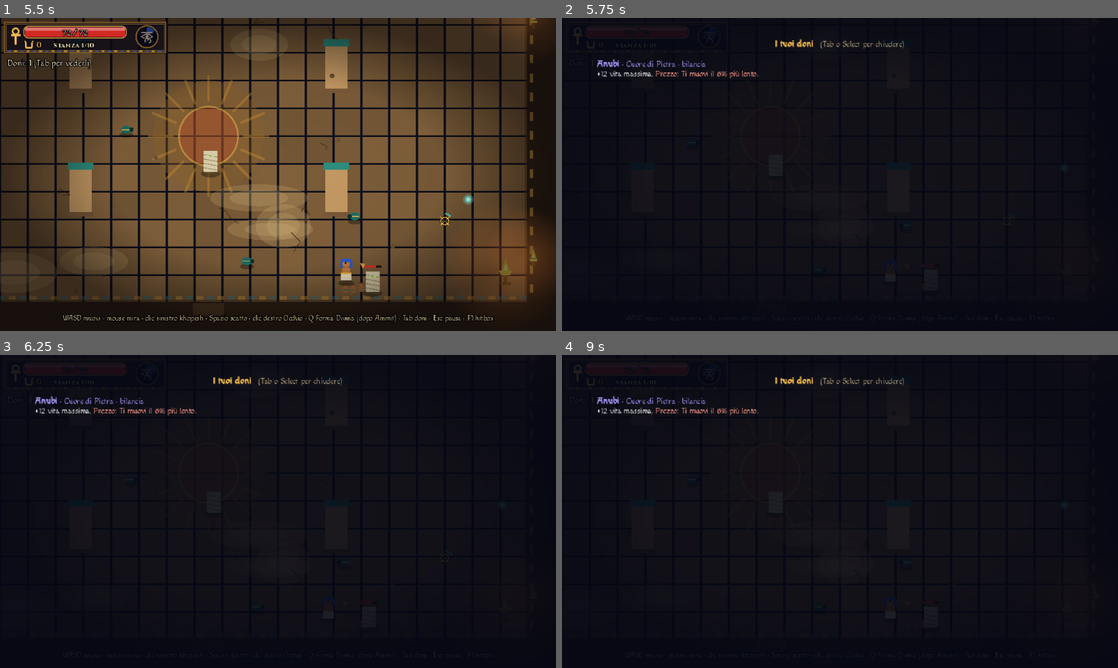
Above: before the commit, frames 1-4 (two rows, left to right).
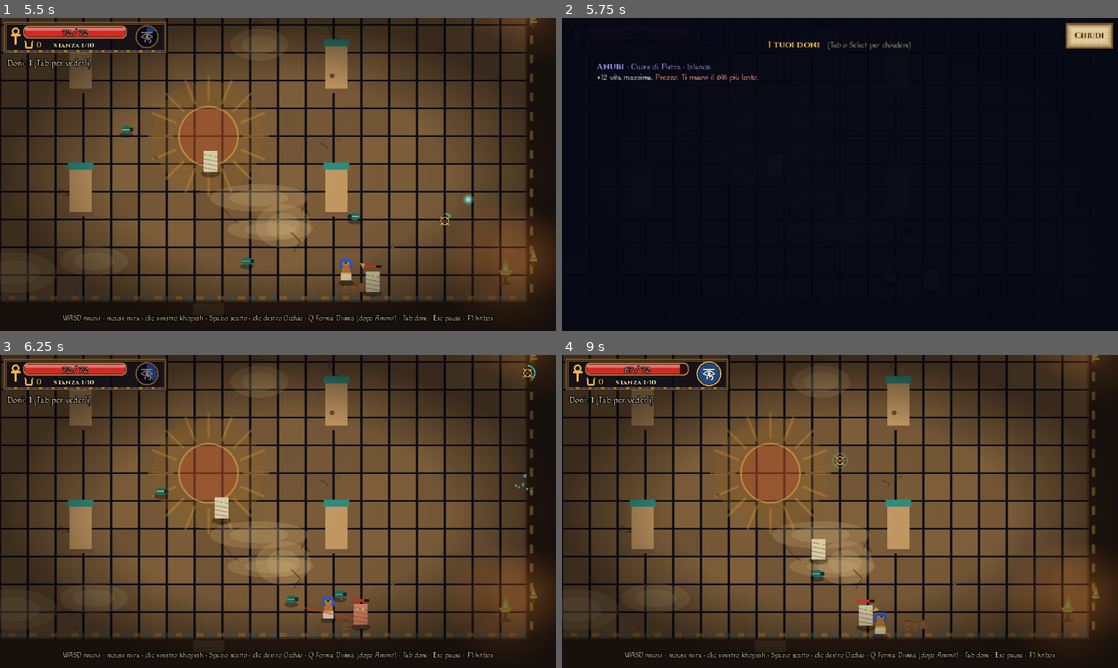
Above: after the commit, the same moments.

Repository: GiuseppeValguarnera/Duat
Game: Godot game, scene res://scenes/game.tscn
Two runs of this game, one before a commit and one after it. Both use one fixed random seed, a clock stepped at 60 frames per second and the inputs below. This scene is started directly instead of the project's main scene.
Inputs (mouse positions are in pixels of both pictures, inside the frame that each line leads up to):
- Up to frame 1 (5.5 s): click "Salta ›" at 0.5 s; click (100, 212) at 1.27 s; tap Enter (ui_accept) at 2, 2.27, 5.27 s; move the mouse to (400, 158) at 2.02 s; hold D (move_right) 2.03-2.75 s; tap L (special) at 2.1, 3.8, 5.1 s; click (400, 158) at 2.17 s; drag from (166, 190) to (289, 274) at 2.77 s; move the mouse to (333, 105) at 3.52 s; hold D (move_right) 3.53-4.25 s; tap Space (dash) at 3.6 s; drag from (250, 237) to (177, 143) at 4.27 s; move the mouse to (444, 221) at 5.02 s; hold A (move_left) from 5.03 s (still down)
- Up to frame 2 (5.75 s): keep holding A (move_left); tap Tab (boons_menu) at 5.65 s
- Up to frame 3 (6.25 s): release A (move_left) at 5.75 s; click (528, 373) at 5.75 s, where only the run after the commit has a clickable "Chiudi"
- Up to frame 4 (9 s): drag from (673, 464) to (928, 621) at 6.52 s; move the mouse to (867, 511) at 7.27 s; hold S (move_down) 7.28-8 s; tap Shift at 7.35 s; click (867, 511) at 7.42 s; tap L (special) at 7.55 s; tap Escape (pause) at 7.9 s; drag from (756, 433) to (817, 608) at 8.02 s; click "Riprendi" at 8.75 s

Frame 1 is identical in both runs. In frame 2, 1.8% of the frame differs, in the area x 6-100%, y 1-21%; in frame 3, 81%; in frame 4, 81%, in the area x 0-100%, y 0-98%.

Commit message:
Doni già presi visibili durante la scelta, Traghettatore solo prima di Serpente e Ammit con prezzi più bassi, Occhio sul suo pulsante nel telefono
Co-Authored-By: Claude Opus 5.5 <noreply@anthropic.com>
Claude-Session: https://claude.ai/code/session_01JdaaTkfdpffRsD8v14kCLC

Diff:
--- a/scripts/game.gd
+++ b/scripts/game.gd
@@ -20,11 +20,10 @@
 const FerrymanScript := preload("res://scripts/ferryman.gd")
 const FEATHER_KA := 0.4               ## con la Piuma di Ma'at si custodisce solo il 40% del Ka
 const KILLER_NAMES := {"mummy": "una mummia", "scarab": "gli scarabei", "priest": "un sacerdote", "scorpion": "uno scorpione di Serket", "cobra": "un cobra", "serpent": "il Serpente della Porta", "ammit": "Ammit", "trappola": "una trappola"}
-const SHOP_CHANCE := 0.25             ## probabilità di una porta del Traghettatore (oltre a quella dopo il guardiano)
 const SHOP_ITEMS := [
-	{"kind": "heal", "title": "Acqua del Nilo", "desc": "Recuperi il 30% della vita", "price": 30},
-	{"kind": "boon", "title": "Offerta agli dèi", "desc": "Un dio a caso ti offre un dono", "price": 55},
-	{"kind": "upgrade", "title": "Inchiostro di Thoth", "desc": "Un tuo dono a caso sale di livello", "price": 45},
+	{"kind": "heal", "title": "Acqua del Nilo", "desc": "Recuperi il 30% della vita", "price": 20},
+	{"kind": "boon", "title": "Offerta agli dèi", "desc": "Un dio a caso ti offre un dono", "price": 40},
+	{"kind": "upgrade", "title": "Inchiostro di Thoth", "desc": "Un tuo dono a caso sale di livello", "price": 30},
 ]
 const PickupScript := preload("res://scripts/pickup.gd")
 const DecorScript := preload("res://scripts/room_decor.gd")
@@ -113,7 +112,7 @@
 		Run.apply_descent(d)
 		shops_visited = d.get("shops", 0)
 		bonus_boon = d.get("bonus", false)
-		Run.room = int(d["room"]) - 1
+		Run.room = int(d["room"]) - (0 if d.get("reward", {}).get("kind", "") == "shop" else 1)
 		start_room(d.get("reward", {"kind": "none"}))
 		_banner("Discesa ripresa", "Stanza %d di %d" % [Run.room, Run.ROOMS_PER_RUN] if Run.room <= Run.ROOMS_PER_RUN else "Ammit", Color(0.94, 0.72, 0.3))
 		return
@@ -344,7 +343,8 @@
 	if reward.get("kind", "") == "tutorial_end":
 		_finish_tutorial()
 		return
-	Run.room += 1
+	if reward.get("kind", "") != "shop":
+		Run.room += 1                    # la barca del Traghettatore è una sosta, non una stanza
 	room_gen += 1
 	boss = null
 	current_reward = reward
@@ -582,11 +582,17 @@
 
 
 func _open_doors() -> void:
+	# il Traghettatore compare solo prima del Serpente e prima di Ammit, con una porta sua accanto
+	var from_shop: bool = current_reward.get("kind", "") == "shop"
 	if Run.room >= Run.ROOMS_PER_RUN:
 		_add_door("n", {"kind": "boss"})
+		if not from_shop:
+			_add_door("w", {"kind": "shop"})
 		return
 	if Run.room + 1 == Run.GUARDIAN_ROOM:
 		_add_door("n", {"kind": "guardian"})
+		if not from_shop:
+			_add_door("w", {"kind": "shop"})
 		return
 	var sides: Array = [["w", "n", "e"], ["w", "e"], ["w", "n"], ["n", "e"]].pick_random()
 	var pool := []
@@ -600,10 +606,6 @@
 	# a volte Set apre una sua porta: prende il posto di una delle altre
 	if randf() < SET_DOOR_CHANCE and not Boons.set_offers(Run.blessings).is_empty():
 		pool.insert(0, {"kind": "set"})
-	# il Traghettatore: sempre dopo il guardiano, a volte nelle altre stanze (mai prima di Ammit)
-	var shop_ok: bool = shops_visited < 2 and Run.room + 1 < Run.ROOMS_PER_RUN and Run.room >= 2 and current_reward.get("kind", "") != "shop"
-	if shop_ok and (Run.room == Run.GUARDIAN_ROOM or randf() < SHOP_CHANCE):
-		pool.insert(0, {"kind": "shop"})
 	# prima del boss c'è sempre una porta che cura, insieme alle altre scelte
 	if Run.room + 1 == Run.ROOMS_PER_RUN:
 		sides = ["w", "n", "e"]
@@ -691,7 +693,7 @@
 	var title := UiStyle.heading(title_text, 15, title_color)
 	words.add_child(title)
 	if speech != "":
-		var said := UiStyle.label("«%s»" % speech, 8 if Fx.mobile else 10, title_color.lerp(Color(0.97, 0.93, 0.85), 0.65), false, vw - (66.0 if Fx.mobile else 84.0 * Fx.ui) - 70.0)
+		var said := UiStyle.label("«%s»" % speech, 8 if Fx.mobile else 10, title_color.lerp(Color(0.97, 0.93, 0.85), 0.65), false, vw - (66.0 if Fx.mobile else 84.0 * Fx.ui) - 70.0 - (100.0 if not Run.boons.is_empty() or not Run.blessings.is_empty() else 0.0))
 		said.add_theme_color_override("font_outline_color", Color(0, 0, 0))
 		said.add_theme_constant_override("outline_size", 3)
 		said.visible_characters_behavior = TextServer.VC_CHARS_AFTER_SHAPING
@@ -709,6 +711,17 @@
 	row.add_theme_constant_override("separation", int(8 * Fx.ui))
 	box.add_child(row)
 
+	# i doni che hai già, per vedere le combinazioni (Tab / Select, o questo pulsante)
+	if not Run.boons.is_empty() or not Run.blessings.is_empty():
+		var mine := Button.new()
+		mine.text = "I tuoi doni (%d)%s" % [Run.boons.size() + Run.blessings.size(), "" if Fx.device == "touch" else ("  ·  Select" if Fx.device == "pad" else "  ·  Tab")]
+		UiStyle.papyrus_button(mine, UiStyle.GOLD)
+		mine.add_theme_font_size_override("font_size", Fx.fs(8))
+		mine.focus_mode = Control.FOCUS_NONE
+		mine.pressed.connect(_toggle_boons_panel)
+		menu.add_child(mine)
+		mine.set_anchors_and_offsets_preset(Control.PRESET_TOP_RIGHT)
+		mine.position = Vector2(vw - mine.get_combined_minimum_size().x - 6.0, 6.0)
 	var card_w := minf(250.0, (vw - 40.0) / 3.0)
 	var first_button: Button = null
 	var i := 0
@@ -1155,22 +1168,36 @@
 # ---------------------------------------------------------------- menu dei doni (Tab)
 
 func _toggle_boons_panel() -> void:
-	if menu != null or finished or pause_menu != null:
+	if finished or pause_menu != null:
 		return
 	if panel != null:
 		panel.queue_free()
 		panel = null
-		get_tree().paused = false
+		if menu == null:
+			get_tree().paused = false
+		else:
+			_refocus_choice()
 		return
 	get_tree().paused = true
+	if menu != null:
+		get_viewport().gui_release_focus()   # mentre guardi i doni non scegli per sbaglio una carta
 	panel = CanvasLayer.new()
-	panel.layer = 20
+	panel.layer = 25                         # sopra la scelta dei doni
 	panel.process_mode = Node.PROCESS_MODE_ALWAYS
 	add_child(panel)
 	var dim := ColorRect.new()
-	dim.color = Color(0.02, 0.03, 0.08, 0.88)
+	dim.color = Color(0.02, 0.03, 0.08, 0.96)
 	dim.set_anchors_preset(Control.PRESET_FULL_RECT)
 	panel.add_child(dim)
+	var close := Button.new()
+	close.text = "Chiudi"
+	UiStyle.papyrus_button(close, UiStyle.GOLD)
+	close.add_theme_font_size_override("font_size", Fx.fs(9))
+	close.focus_mode = Control.FOCUS_NONE
+	close.set_anchors_and_offsets_preset(Control.PRESET_TOP_RIGHT)
+	close.position += Vector2(-8, 6)
+	close.pressed.connect(_toggle_boons_panel)
+	panel.add_child.call_deferred(close)
 	var label := RichTextLabel.new()
 	label.bbcode_enabled = true
 	label.set_anchors_preset(Control.PRESET_FULL_RECT)
@@ -1178,14 +1205,25 @@
 	label.offset_top = 24
 	label.offset_right = -40
 	label.offset_bottom = -24
-	label.add_theme_font_size_override("normal_font_size", 9)
-	label.add_theme_font_size_override("bold_font_size", 10)
+	label.add_theme_font_size_override("normal_font_size", Fx.fs(9))
+	label.add_theme_font_size_override("bold_font_size", Fx.fs(10))
+	label.add_theme_font_override("normal_font", UiStyle.body_font())
+	label.add_theme_font_override("bold_font", UiStyle.title_font())
 	panel.add_child(label)
 	label.text = _boons_text()
 
 
+func _refocus_choice() -> void:
+	if menu == null:
+		return
+	for b in menu.find_children("*", "Button", true, false):
+		if b.has_meta("text"):
+			b.grab_focus()
+			return
+
+
 func _boons_text() -> String:
-	var t := "[center][b][color=#f0b94c]I tuoi doni[/color][/b]   [color=#a89878](Tab o Select per chiudere)[/color][/center]\n\n"
+	var t := "[center][b][color=#f0b94c]I tuoi doni[/color][/b]   [color=#a89878](%s)[/color][/center]\n\n" % ("tocca per chiudere" if Fx.device == "touch" else "Tab o Select per chiudere")
 	if Run.boons.is_empty() and Run.blessings.is_empty() and Run.curses.is_empty():
 		t += "[center]Nessun dono, per ora. Ripulisci una stanza e scegline uno.[/center]"
 		return t
@@ -1762,7 +1800,7 @@
 			return
 		# sul telefono: un tocco chiude il pannello dei doni, e a fine discesa riporta alla Sala
 		if event is InputEventScreenTouch and event.pressed:
-			if game.panel != null:
+			if game.panel != null and game.menu == null:
 				game._toggle_boons_panel()
 				get_viewport().set_input_as_handled()
 				return
@@ -1776,6 +1814,13 @@
 		if event.is_action_pressed("boons_menu") or (game.panel != null and event.is_action_pressed("ui_cancel")):
 			game._toggle_boons_panel()
 			get_viewport().set_input_as_handled()
+
+	# durante la scelta dei doni Tab arriverebbe prima ai pulsanti (cambia la selezione): lo prendiamo qui
+	func _input(event: InputEvent) -> void:
+		if game.menu != null and game.pause_menu == null and not game.finished:
+			if event.is_action_pressed("boons_menu") or (game.panel != null and event.is_action_pressed("ui_cancel")):
+				game._toggle_boons_panel()
+				get_viewport().set_input_as_handled()
 
 
 
@@ -1826,7 +1871,8 @@
 		var title := UiStyle.title_font()
 		var sek: bool = Run.sekhem_unlocked()
 		var o := Vector2(6, 6) * u
-		var pw := 206.0 * u
+		var touch := Fx.device == "touch"     # sul telefono l'Occhio sta sul suo pulsante
+		var pw := (170.0 if touch else 206.0) * u
 		var ph := (44.0 if sek else 38.0) * u
 		# riquadro
 		draw_rect(Rect2(o, Vector2(pw, ph)), Color(0.05, 0.04, 0.09, 0.78))
@@ -1881,6 +1927,8 @@
 		var rx := bx + 18 * u + title.get_string_size(ka_txt, HORIZONTAL_ALIGNMENT_LEFT, -1, _fs(10)).x + 10 * u
 		_text(title, Vector2(rx, ky), game.hud_room, _fs(8), Color(0.95, 0.88, 0.72))
 		# Occhio di Horus
+		if touch:
+			return
 		var c := o + Vector2(pw - 24.0 * u, ph / 2.0 - 1.0 * u)
 		var r := 14.0 * u * (1.0 + 0.15 * eye_pop)
 		var charges: int = p.eye_charges
--- a/scripts/touch_controls.gd
+++ b/scripts/touch_controls.gd
@@ -201,11 +201,48 @@
 			col = Color(0.5, 0.5, 0.55, 0.2)
 		draw_node.draw_circle(btn["pos"], btn["r"], col)
 		if btn["action"] == "special":
+			# l'Occhio di Horus sta sul suo pulsante: si riempie di blu mentre si ricarica,
+			# un pallino d'oro per ogni carica pronta
 			var pl = get_tree().get_first_node_in_group("player")
-			if pl != null and pl.eye_charges < Run.eye_charges() and pl.eye_cd > 0.0:
-				var k := 1.0 - clampf(pl.eye_cd / maxf(0.1, pl.eye_cd_max()), 0.0, 1.0)
-				draw_node.draw_arc(btn["pos"], btn["r"] - 3.0, -PI / 2.0, -PI / 2.0 + TAU * k, 32, Color(0.35, 0.8, 0.95, 0.85), 4.0)
+			if pl != null:
+				var c: Vector2 = btn["pos"]
+				var r: float = btn["r"]
+				var max_ch := Run.eye_charges()
+				if pl.eye_charges < max_ch and pl.eye_cd > 0.0:
+					var k := 1.0 - clampf(pl.eye_cd / maxf(0.1, pl.eye_cd_max()), 0.0, 1.0)
+					var pts := PackedVector2Array([c])
+					for i in range(25):
+						pts.append(c + Vector2.from_angle(-PI / 2.0 + TAU * k * i / 24.0) * (r - 2.0))
+					if k > 0.01:
+						draw_node.draw_colored_polygon(pts, Color(0.2, 0.36, 0.78, 0.55))
+				if pl.eye_ready():
+					draw_node.draw_circle(c, r - 2.0, Color(0.25, 0.55, 0.95, 0.35))
+				_wedjat(c + Vector2(0, -3), r / 14.0, Color(1, 0.95, 0.8, 0.95) if pl.eye_ready() else Color(0.6, 0.6, 0.65, 0.7))
+				if max_ch > 1:
+					for i in range(max_ch):
+						var pp := c + Vector2((i - (max_ch - 1) / 2.0) * 7.0, r + 5.0)
+						draw_node.draw_circle(pp, 2.6, Color(0, 0, 0, 0.8))
+						draw_node.draw_circle(pp, 2.0, Color(0.94, 0.72, 0.3) if i < pl.eye_charges else Color(0.3, 0.25, 0.2))
+				draw_node.draw_arc(c, r, 0.0, TAU, 32, Color(0.94, 0.72, 0.3, 0.9) if pl.eye_ready() else Color(1, 0.9, 0.7, 0.4), 2.0)
+				continue
 		draw_node.draw_arc(btn["pos"], btn["r"], 0.0, TAU, 32, Color(1, 0.9, 0.7, 0.6), 1.5)
 		var fs := Fx.fs(7 if btn["r"] < 20.0 else 8)
 		var w := font.get_string_size(btn["label"], HORIZONTAL_ALIGNMENT_LEFT, -1, fs).x
 		draw_node.draw_string(font, btn["pos"] + Vector2(-w / 2.0, fs / 2.0 - 1.0), btn["label"], HORIZONTAL_ALIGNMENT_LEFT, -1, fs, Color(1, 0.95, 0.85, 0.9))
+
+
+
+## L'Occhio di Horus disegnato sul pulsante (lo stesso dell'HUD).
+func _wedjat(c: Vector2, u: float, col: Color) -> void:
+	draw_node.draw_line(c + Vector2(-8, -6) * u, c + Vector2(8, -6.5) * u, col, 1.6 * u)
+	var eye := PackedVector2Array()
+	for i in range(13):
+		var k := i / 12.0
+		eye.append(c + Vector2(lerpf(-8, 8, k), -sin(k * PI) * 4.0) * u)
+	for i in range(13):
+		var k := 1.0 - i / 12.0
+		eye.append(c + Vector2(lerpf(-8, 8, k), sin(k * PI) * 2.5) * u)
+	draw_node.draw_polyline(eye, col, 1.4 * u)
+	draw_node.draw_circle(c + Vector2(0, -0.5) * u, 2.2 * u, col)
+	draw_node.draw_line(c + Vector2(-2, 2.5) * u, c + Vector2(-3, 8) * u, col, 1.4 * u)
+	draw_node.draw_arc(c + Vector2(3, 6) * u, 2.5 * u, -PI * 0.9, PI * 0.6, 10, col, 1.3 * u)
Not shown, changed: README.md
